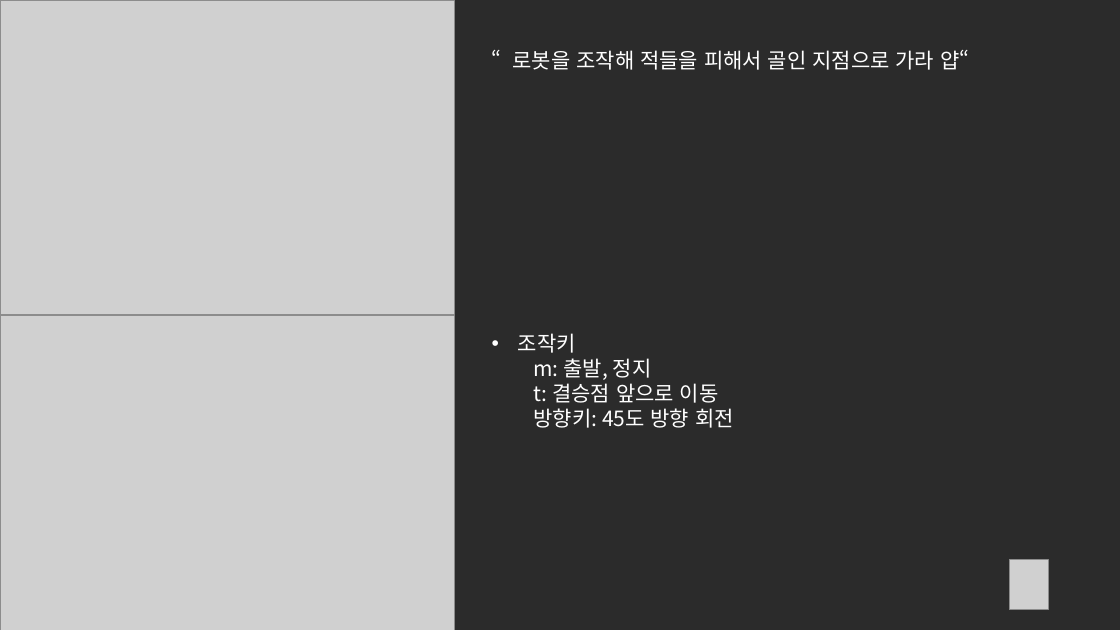
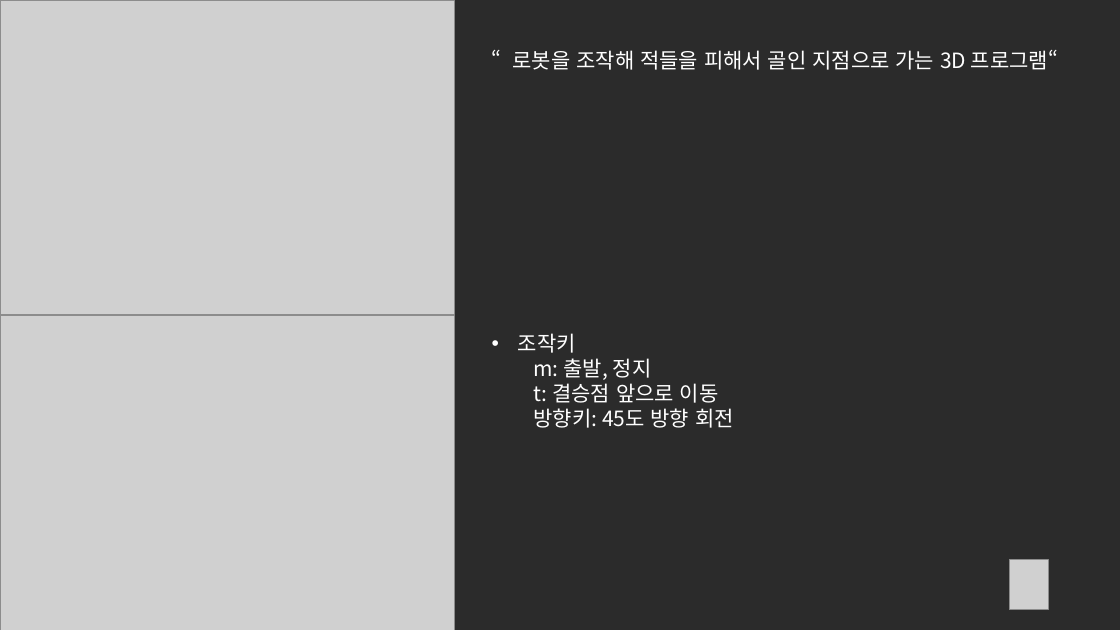
Before and after one commit to KJH112040/2024_computer_graphics_project, a slide deck: slide 2 of 컴퓨터 그래픽스 발표 프레젠테이션.pptx. Drawn at 1120x630 pixels with LibreOffice and Linux fonts; fonts in the diff are those of the drawing; grey boxes stand for pictures; background and template pictures are left out; a plain dark background stands for a picture behind light text. Boxes give left, top, right and bottom in pixels: in the first picture for what was removed or moved away, otherwise in the second. Text is boxed around its words. In the diff, an @@ line names an element or a change of style, - is before the commit and + after.

```diff
--- a/컴퓨터 그래픽스 발표 프레젠테이션.pptx
+++ b/컴퓨터 그래픽스 발표 프레젠테이션.pptx
@@ text at (513, 50, 1058, 70): text changed @@
-“로봇을 조작해 적들을 피해서 골인 지점으로 가라 얍“
+“로봇을 조작해 적들을 피해서 골인 지점으로 가는 3D 프로그램“
```
Also in this commit, not shown: 1 other file.
